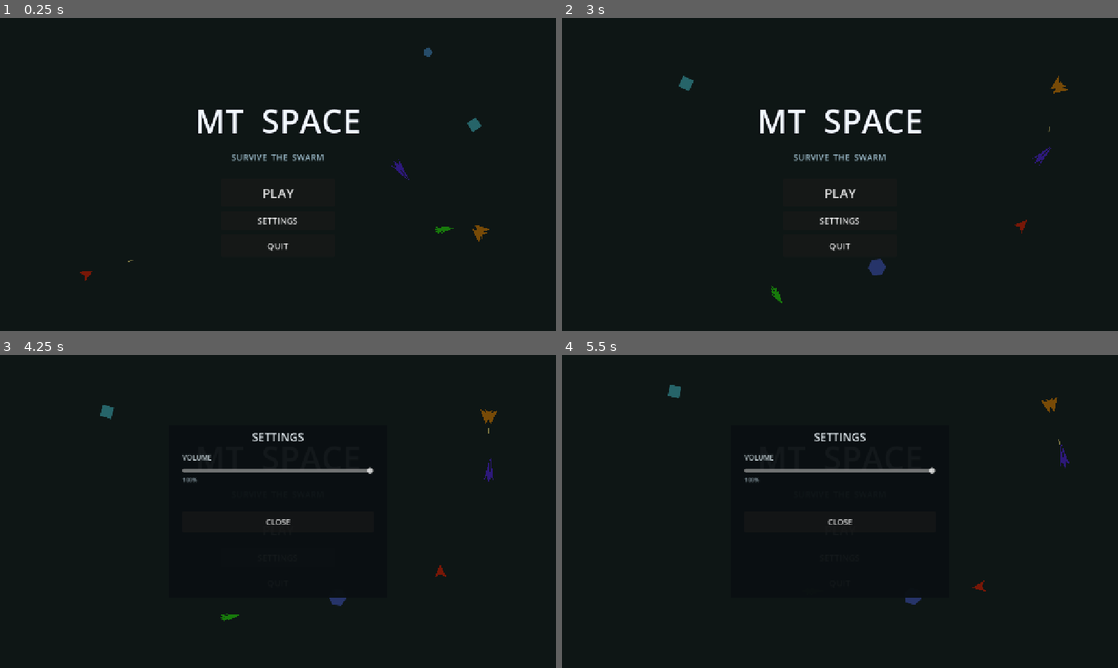
Above: before the commit, frames 1-4 (two rows, left to right).
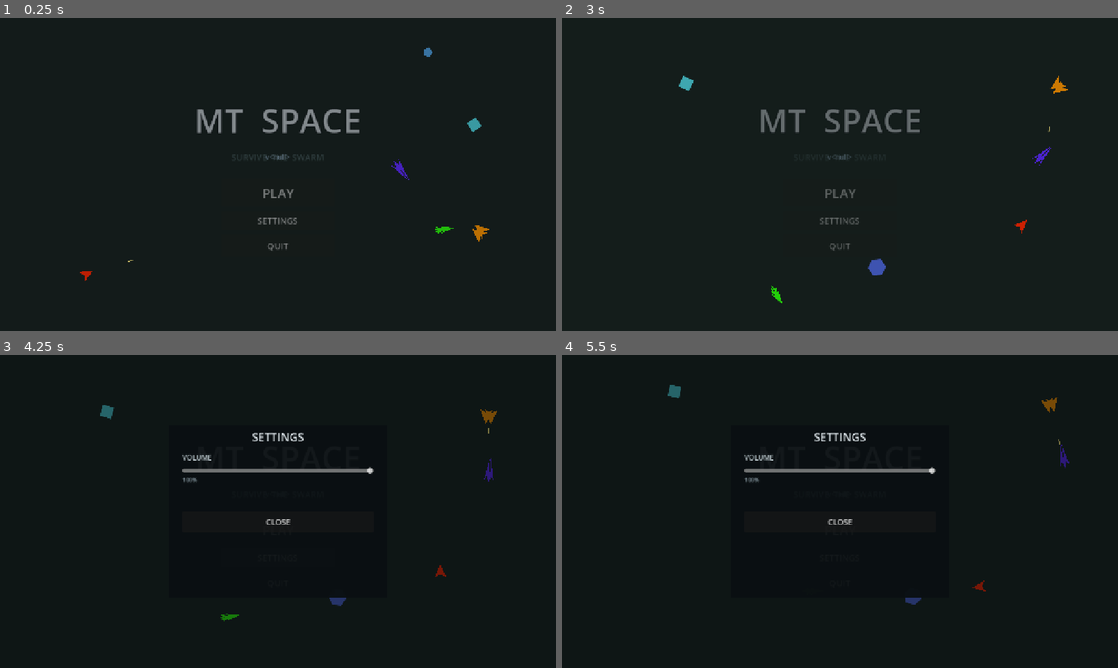
Above: after the commit, the same moments.

Repository: lmt1102011/MT-Space
Game: Godot game, scene res://scenes/menu.tscn
The game is run twice, just before and just after one commit, with the same random seed, the same clock (stepped at 60 frames per second) and the same inputs.
Inputs (mouse positions are in pixels of both pictures, inside the frame that each line leads up to):
- Up to frame 1 (0.25 s): no input
- Up to frame 2 (3 s): click "PLAY" at 0.5 s; click (840, 168) at 1.27 s; type "Alex" at 1.35 s; click "PLAY" at 2 s; click "BACK" at 2.75 s
- Up to frame 3 (4.25 s): click "SETTINGS" at 3.5 s
- Up to frame 4 (5.5 s): move the mouse to (962, 495) at 4.27 s; press the mouse at (962, 495) at 4.28 s; hold D (move_right) 4.28-5 s; release the mouse at (962, 495) at 5 s; drag from (728, 527) to (812, 574) at 5.02 s

The runs differ from the first frame. In frame 1, 1.6% of the frame differs, in the area x 14-88%, y 9-84%; in frame 2, 1.8%, in the area x 21-91%, y 18-92%; in frame 3, less than 0.1%; in frame 4, less than 0.1%.
Error before the commit: Invalid call. Nonexistent 'float' constructor. (res://scripts/menu.gd:26)

Commit message:
fix: version label shows only v1.1, not SHA

Diff:
--- a/scripts/menu.gd
+++ b/scripts/menu.gd
@@ -23,7 +23,7 @@
 	_settings_close.pressed.connect(_on_settings_close)
 	_update_btn.visible = false
 	_update_btn.pressed.connect(_on_update_pressed)
-	_version_label.text = "v%0.1f  -  %s" % [float(ProjectSettings.get_setting("application/config/version/name")), Web.get_embedded_version()]
+	_version_label.text = "v%s" % ProjectSettings.get_setting("application/config/version/name")
 	Web.update_available.connect(_on_update_available)
 	if Web.has_update():
 		_on_update_available(Web.available_version)
